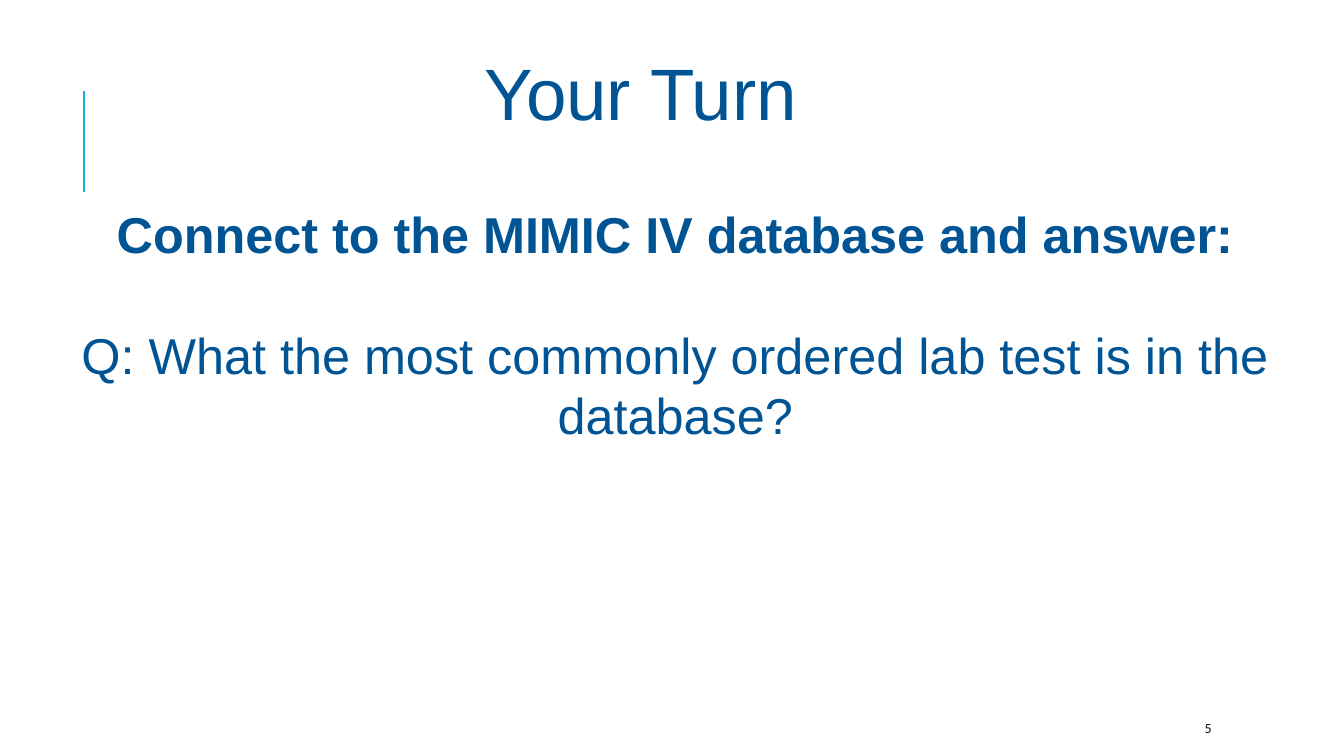
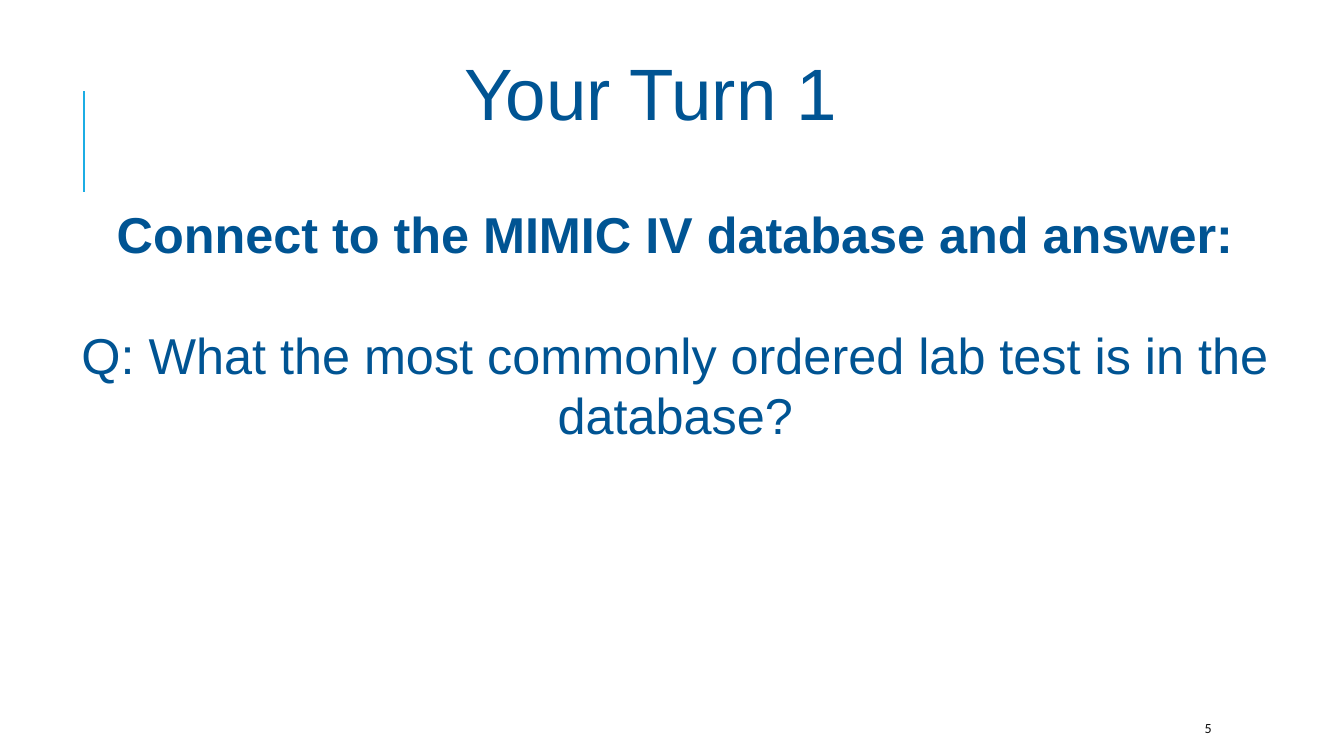
Before and after one commit to amromeo/api_r_int_db_24, a slide deck: slide 5 of presentations/03 - Joins.pptx. Drawn at 1344x756 pixels with LibreOffice and Linux fonts; fonts in the diff are those of the drawing; background and template pictures are left out. Boxes give left, top, right and bottom in pixels: in the first picture for what was removed or moved away, otherwise in the second. Text is boxed around its words. In the diff, an @@ line names an element or a change of style, - is before the commit and + after.

```diff
--- a/presentations/03 - Joins.pptx
+++ b/presentations/03 - Joins.pptx
@@ text at [464, 70, 837, 121]: text changed @@
-Your Turn
+Your Turn 1
```
Also in this commit, not shown: 12 other slides changed, 1 slide added, 1 slide removed.
